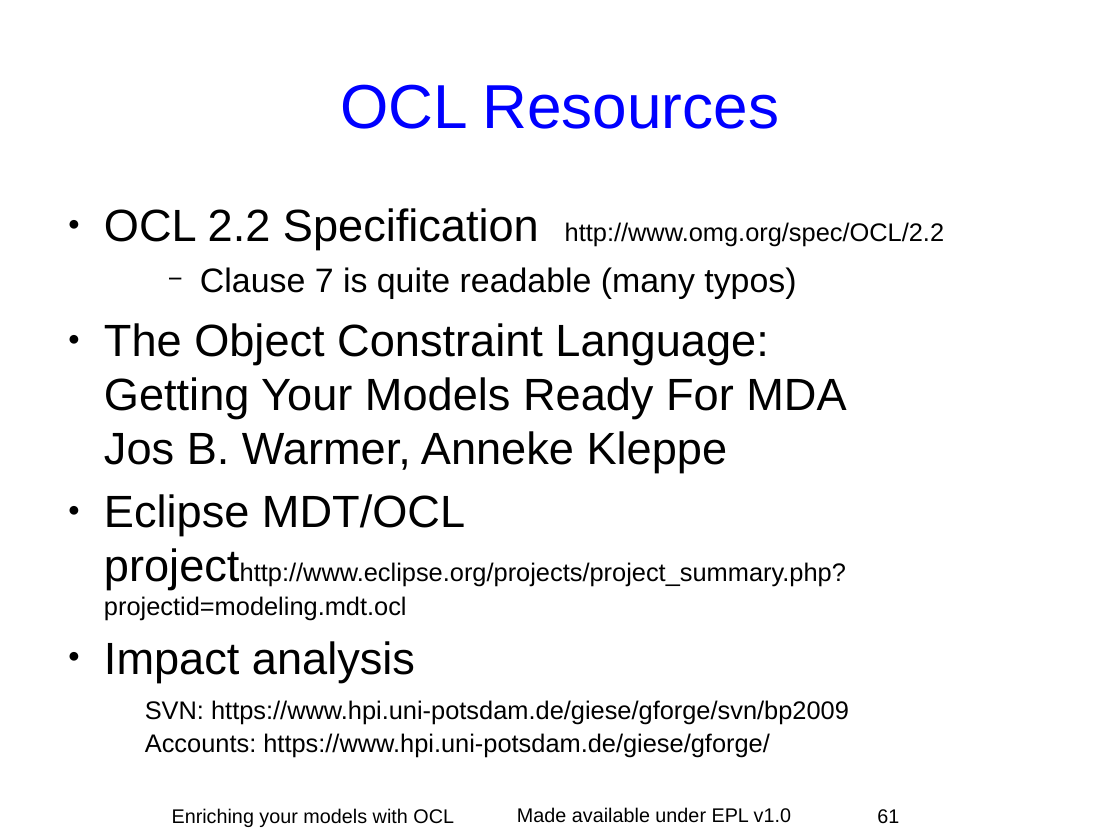
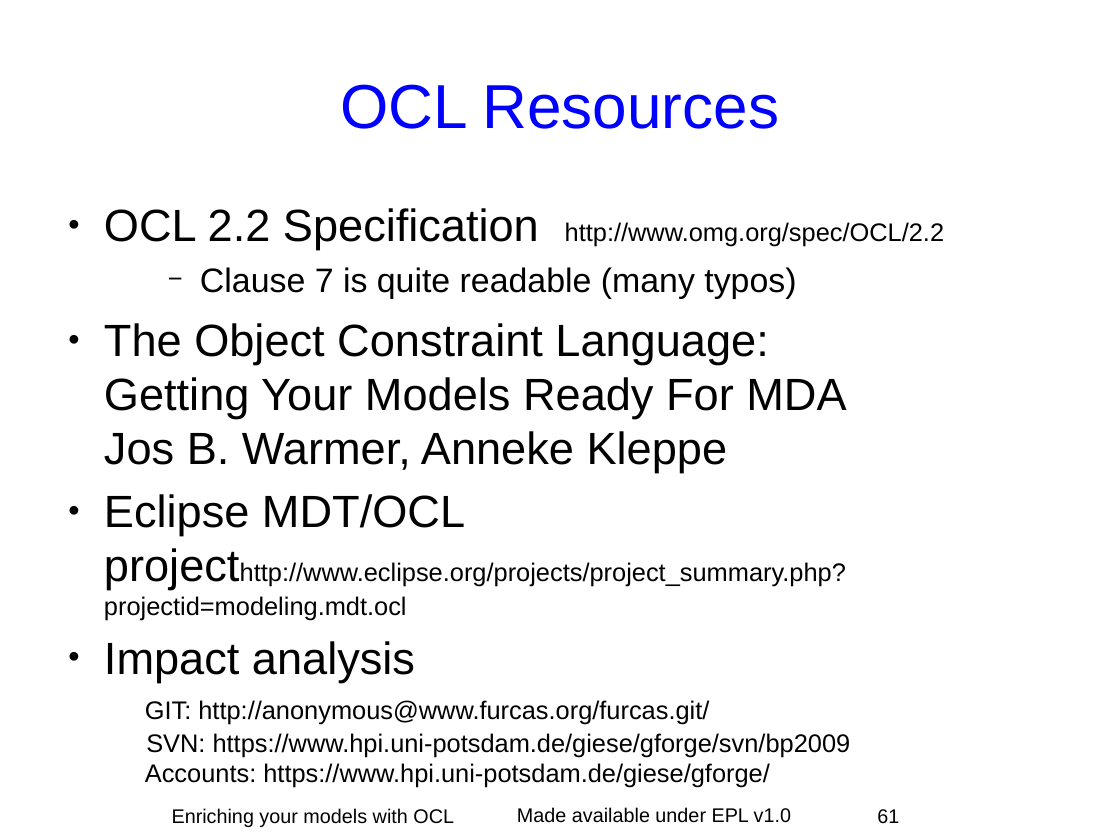
Before and after one commit to eclipse-ocl/ocl-website, a slide deck: slide 61 of ocl/docs/publications/ESE2010LongTalk/EnrichingWithOCL.odp. Drawn at 1120x840 pixels with LibreOffice and Linux fonts; fonts in the diff are those of the drawing; background and template pictures are left out. Boxes give left, top, right and bottom in pixels: in the first picture for what was removed or moved away, otherwise in the second. Text is boxed around its words. In the diff, an @@ line names an element or a change of style, - is before the commit and + after.

```diff
--- a/ocl/docs/publications/ESE2010LongTalk/EnrichingWithOCL.odp
+++ b/ocl/docs/publications/ESE2010LongTalk/EnrichingWithOCL.odp
@@ text at <box>104,641,851,788</box>: text changed @@
-● Impact analysis
-  SVN: https://www.hpi.uni-potsdam.de/giese/gforge/svn/bp2009
-  Accounts: https://www.hpi.uni-potsdam.de/giese/gforge/
+● Impact analysis
+  GIT: http://anonymous@www.furcas.org/furcas.git/
+  SVN: https://www.hpi.uni-potsdam.de/giese/gforge/svn/bp2009
+  Accounts: https://www.hpi.uni-potsdam.de/giese/gforge/
```
Also in this commit, not shown: 3 other slides changed, 1 other file.
